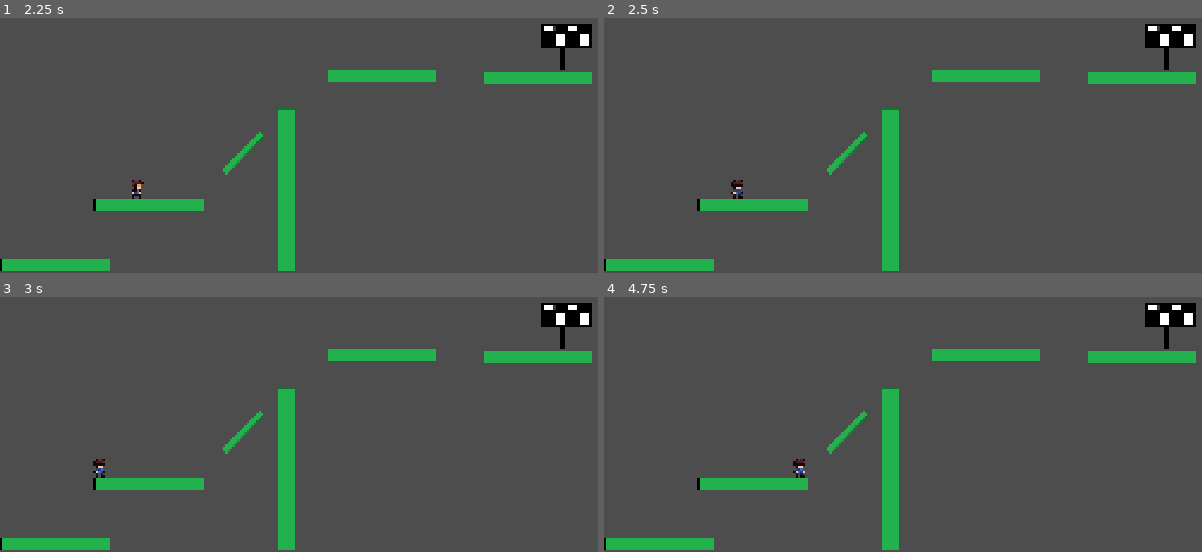
Above: before the commit, frames 1-4 (two rows, left to right).
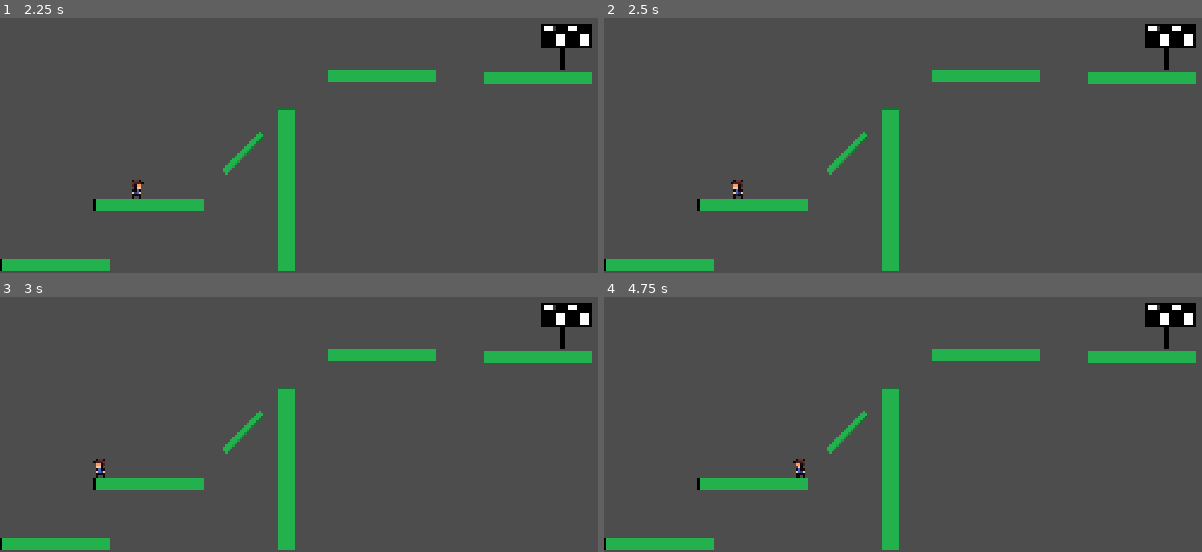
Above: after the commit, the same moments.

Repository: diamondg23/coding-club-platformer-complete
Game: Godot game, scene res://Scenes/main.tscn
Two runs of this game, one before a commit and one after it. Both use one fixed random seed, a clock stepped at 60 frames per second and the inputs below. The project has no main scene, so this scene is started directly.
Inputs:
- Up to frame 1 (2.25 s): tap Enter (reset) at 0.5 s; hold Right (move right) 0.53-2.03 s; tap Space (jump) at 0.77, 1.52 s; hold Left (move left) from 2.03 s (still down)
- Up to frame 2 (2.5 s): keep holding Left (move left)
- Up to frame 3 (3 s): tap Enter (reset) at 2.75 s; release Left (move left) at 2.78 s; hold Right (move right) from 2.78 s (still down)
- Up to frame 4 (4.75 s): tap Space (jump) at 3.02, 3.77, 4.52 s; release Right (move right) at 4.28 s; hold Left (move left) from 4.28 s (still down)

Frame 1 is identical in both runs. In frame 2, less than 0.1% of the frame differs, in the area x 21-24%, y 63-71%; in frame 3, less than 0.1%; in frame 4, less than 0.1%, in the area x 31-34%, y 63-71%.

Commit message:
added sprite flipping

Diff:
--- a/Scripts/player.gd
+++ b/Scripts/player.gd
@@ -17,8 +17,12 @@
 
 # Called every frame. 'delta' is the elapsed time since the previous frame.
 
-#inside of this function check the velocity of the player and flip the sprite if the player is facing left and flip it back if player is facing right
+#inside of this function check the x velocity of the player and flip the sprite if the player is facing left and flip it back if player is facing right
 func _process(delta: float) -> void:
+	if velocity.x < 0 and $Image.flip_h == false:
+		$Image.flip_h = true
+	elif velocity.x > 0 and $Image.flip_h == true:
+		$Image.flip_h = false
 	pass
 
 # This function is called automatically when a keyboard button is pressed.
